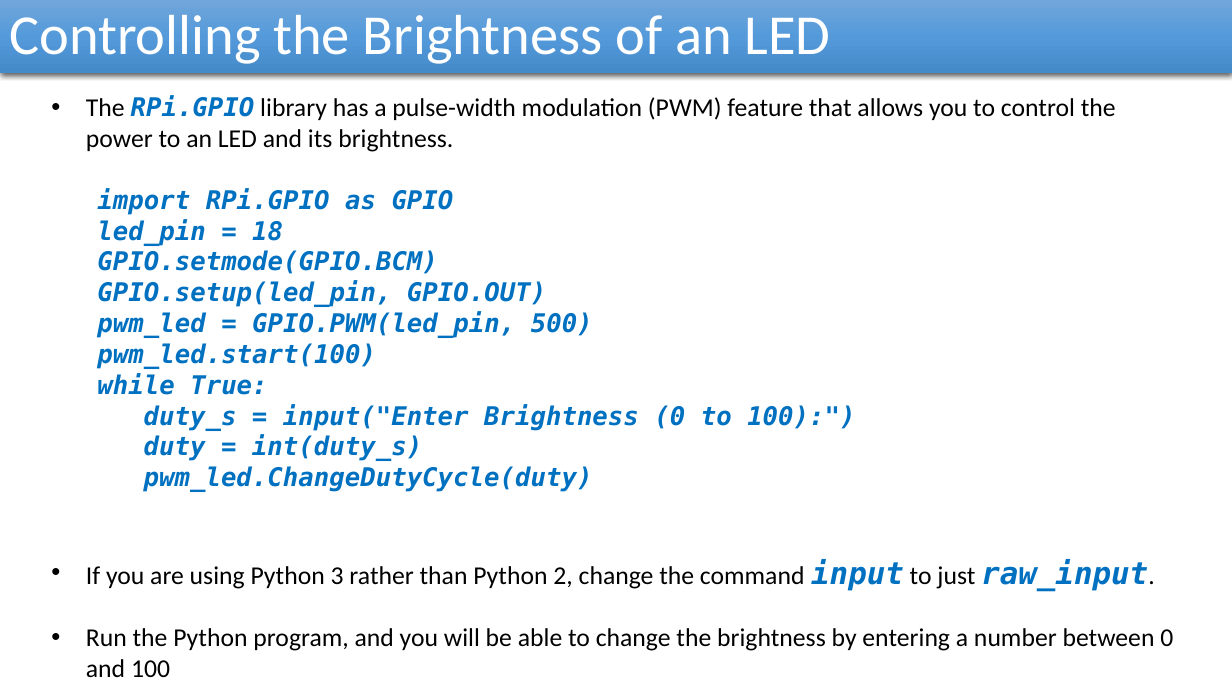
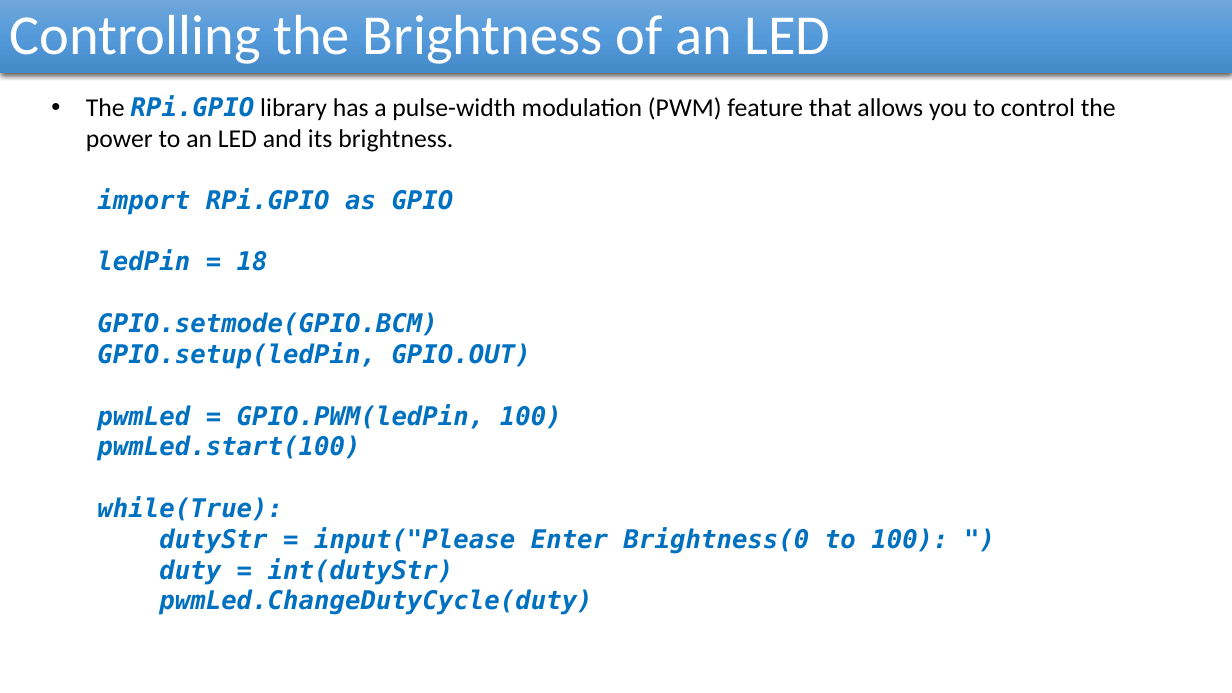
Before and after one commit to reza-arjmandi/rpi-course, a slide deck: slide 16 of session3/presentation/Raspberry_pi_Controlling_Hardware.pptx. Drawn at 1232x693 pixels with LibreOffice and Linux fonts; fonts in the diff are those of the drawing. Boxes give left, top, right and bottom in pixels: in the first picture for what was removed or moved away, otherwise in the second. Text is boxed around its words. In the diff, an @@ line names an element or a change of style, - is before the commit and + after.

```diff
--- a/session3/presentation/Raspberry_pi_Controlling_Hardware.pptx
+++ b/session3/presentation/Raspberry_pi_Controlling_Hardware.pptx
@@ text at (x1=97, y1=250, x2=268, y2=271): text changed @@
-  led_pin = 18
+  ledPin = 18
@@ text at (x1=97, y1=343, x2=948, y2=615): text changed @@
-  GPIO.setup(led_pin, GPIO.OUT)
-  pwm_led = GPIO.PWM(led_pin, 500)
-  pwm_led.start(100)
-  while True:
-    duty_s = input("Enter Brightness (0 to 100):")
-    duty = int(duty_s)
-    pwm_led.ChangeDutyCycle(duty)
-• If you are using Python 3 rather than Python 2, change the command input to just raw_input.
-• Run the Python program, and you will be able to change the brightness by entering a number between 0 and 100
+  GPIO.setup(ledPin, GPIO.OUT)
+  pwmLed = GPIO.PWM(ledPin, 100)
+  pwmLed.start(100)
+  while(True):
+  dutyStr = input("Please Enter Brightness(0 to 100): ")
+  duty = int(dutyStr)
+  pwmLed.ChangeDutyCycle(duty)
```
Also in this commit, not shown: 5 other slides changed, 1 slide added.
